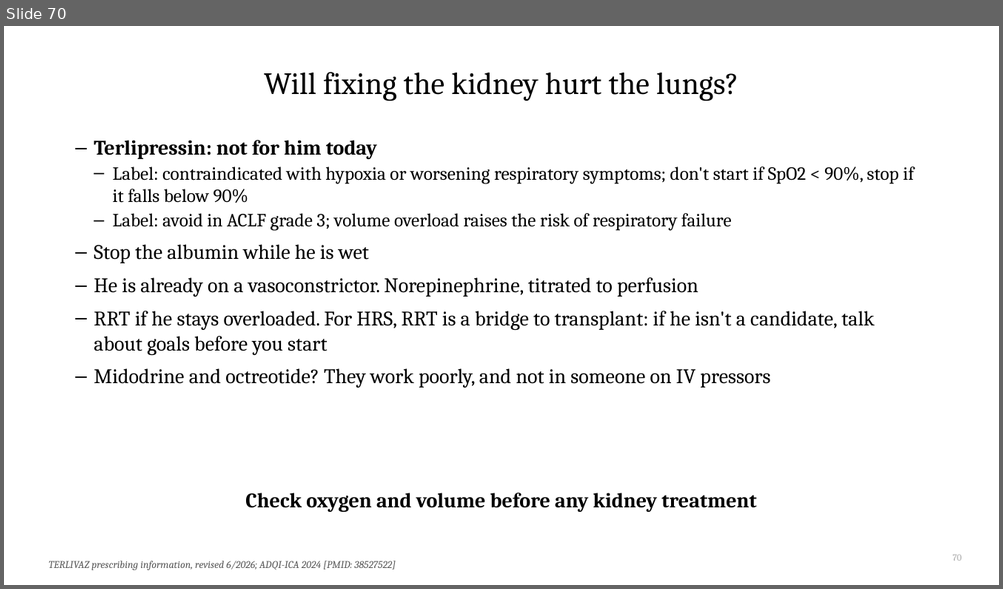
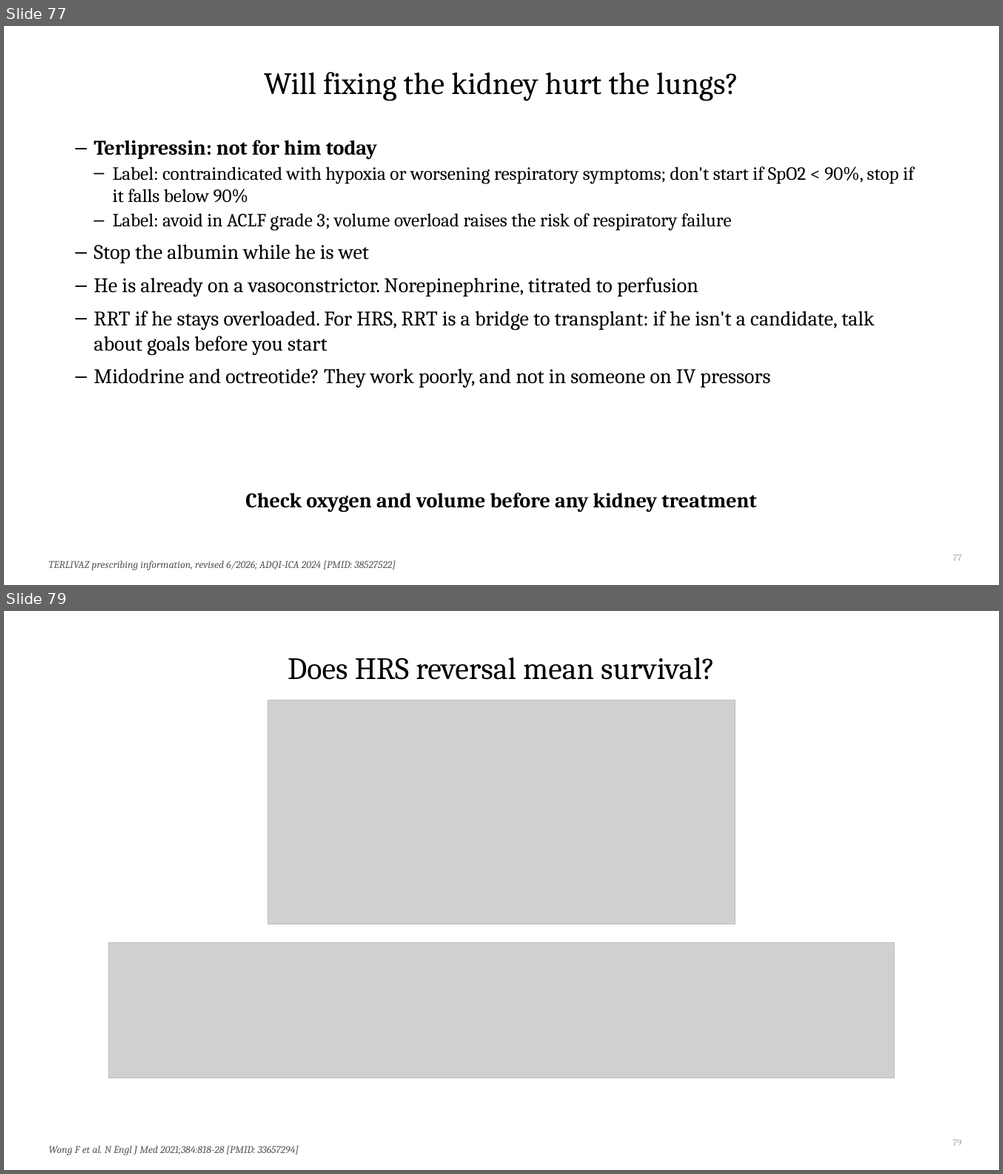
Before and after one commit to qaddodi/mohammad-almeqdadi-lectures, a slide deck: lectures/acute-liver-failure-aclf-in-icu/ALF and ACLF in the ICU.pptx. Shown one above the other, each under a label of ours: slide 70 before the commit, slides 77 and 79 after it; the slides between them are not shown. The pictures are 1003x589 and 1003x1174 pixels, drawn with LibreOffice and Linux fonts; fonts in the diff are those of the drawing; grey boxes stand for pictures. Boxes give left, top, right and bottom in pixels: in the first picture for what was removed or moved away, otherwise in the second. Text is boxed around its words. In the diff, an @@ line names an element or a change of style, - is before the commit and + after.

```diff
--- a/lectures/acute-liver-failure-aclf-in-icu/ALF and ACLF in the ICU.pptx
+++ b/lectures/acute-liver-failure-aclf-in-icu/ALF and ACLF in the ICU.pptx
@@ slide 79 added at (x1=4, y1=611, x2=999, y2=1170), background #FFFFFF @@
@@ title added at (x1=287, y1=658, x2=714, y2=680), 30 pt, text #000000 @@
+Does HRS reversal mean survival?
@@ picture added at (x1=268, y1=701, x2=735, y2=924) @@
@@ rectangle added at (x1=268, y1=701, x2=735, y2=924), outline #BFBFBF 0.75 pt @@
@@ picture added at (x1=108, y1=943, x2=894, y2=1078) @@
@@ rectangle added at (x1=108, y1=943, x2=894, y2=1078), outline #BFBFBF 0.75 pt @@
@@ page number added at (x1=953, y1=1140, x2=962, y2=1146), 9 pt, text #A6A6A6 @@
+79
@@ text added at (x1=48, y1=1146, x2=299, y2=1156), 10 pt, text #595959, italic @@
+Wong F et al. N Engl J Med 2021;384:818-28 [PMID: 33657294]
@@ what was slide 70 is now slide 77 @@
@@ page number at (x1=953, y1=555, x2=962, y2=561): text changed @@
-70
+77
```
Also in this commit, not shown: 12 slides changed, 9 other slides added, 21 other files.
